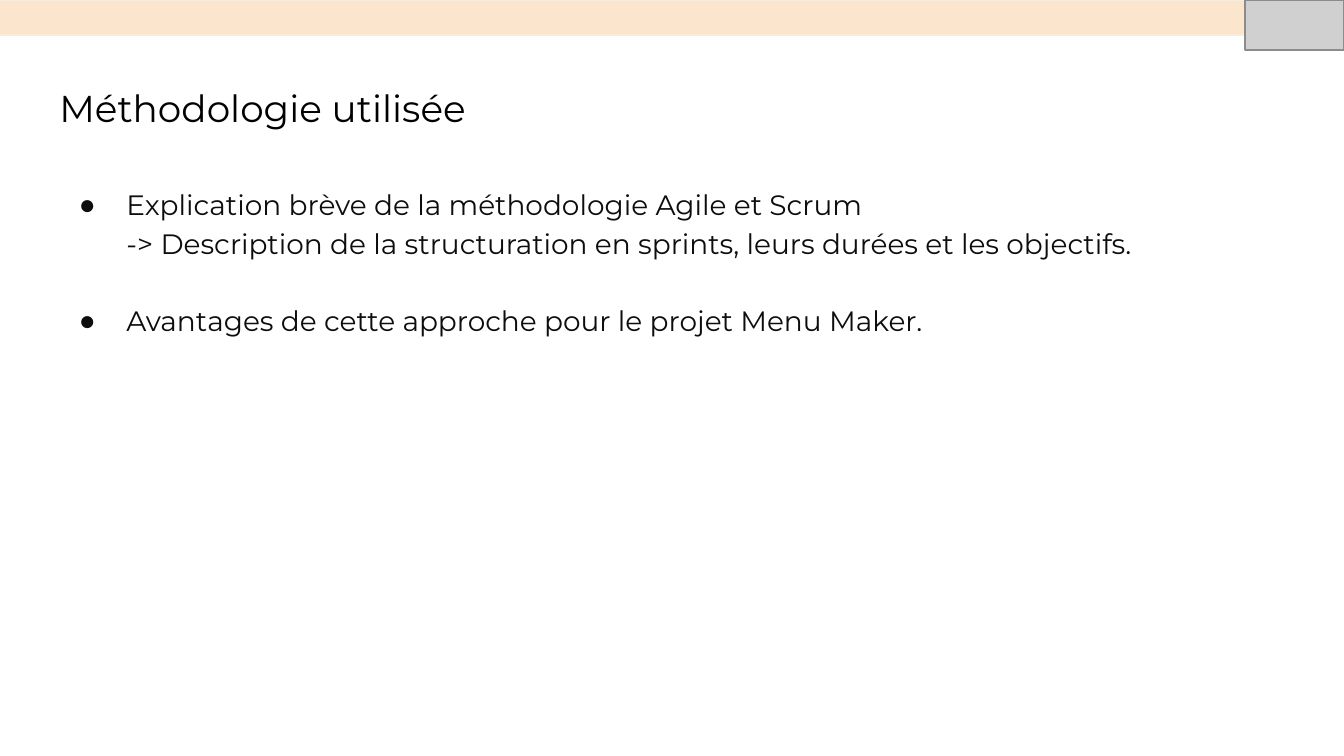
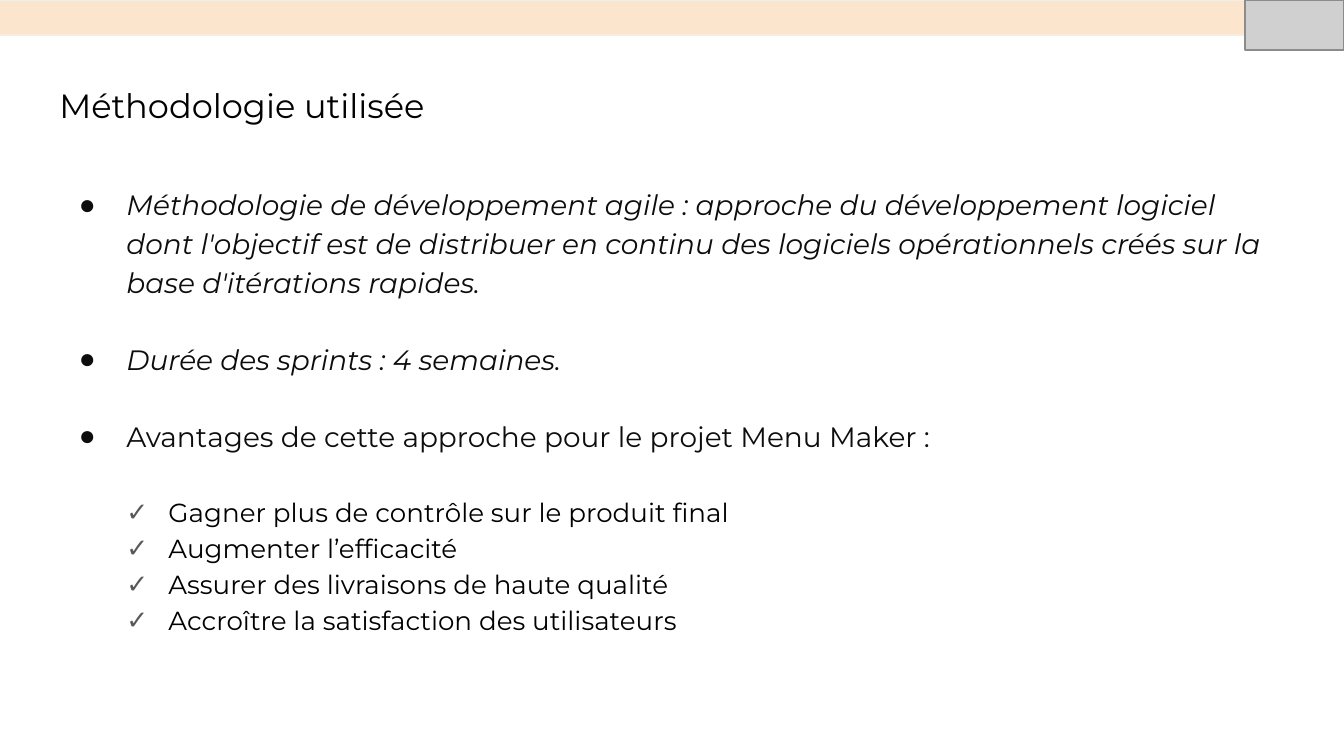
Before and after one commit to sunny-biard/MenuMaker, a slide deck: slide 9 of BIARD_Sunny_4_presentation_052024.pptx (slide 5 before the commit). Drawn at 1344x756 pixels with LibreOffice and Linux fonts; fonts in the diff are those of the drawing; grey boxes stand for pictures. Boxes give left, top, right and bottom in pixels: in the first picture for what was removed or moved away, otherwise in the second. Text is boxed around its words. In the diff, an @@ line names an element or a change of style, - is before the commit and + after.

```diff
--- a/BIARD_Sunny_4_presentation_052024.pptx
+++ b/BIARD_Sunny_4_presentation_052024.pptx
@@ title "Méthodologie utilisée" at box(59, 93, 424, 125): size 20 to 18 pt @@
@@ text at box(126, 194, 1260, 630): text changed; italic on @@
-● Explication brève de la méthodologie Agile et Scrum
--> Description de la structuration en sprints, leurs durées et les objectifs.
-● Avantages de cette approche pour le projet Menu Maker.
+● Méthodologie de développement agile : approche du développement logiciel dont l'objectif est de distribuer en continu des logiciels opérationnels créés sur la base d'itérations rapides.
+● Durée des sprints : 4 semaines.
+● Avantages de cette approche pour le projet Menu Maker :
+  ✓ Gagner plus de contrôle sur le produit final
+  ✓ Augmenter l’efficacité
+  ✓ Assurer des livraisons de haute qualité
+  ✓ Accroître la satisfaction des utilisateurs
```
Also in this commit, not shown: 6 other slides changed, 7 slides added, 10 other files.
